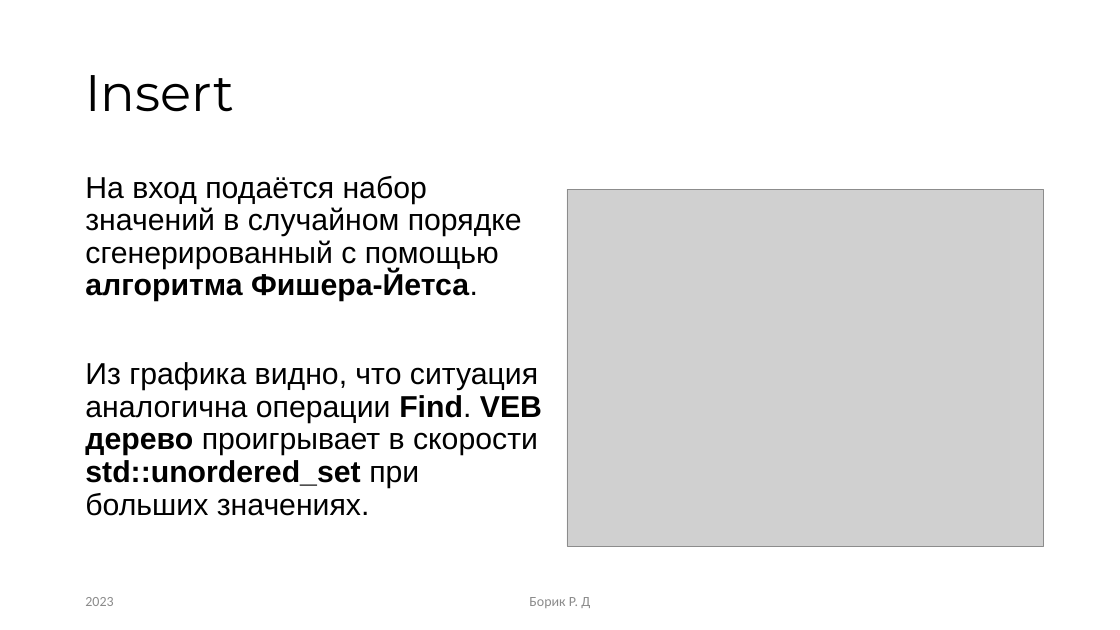
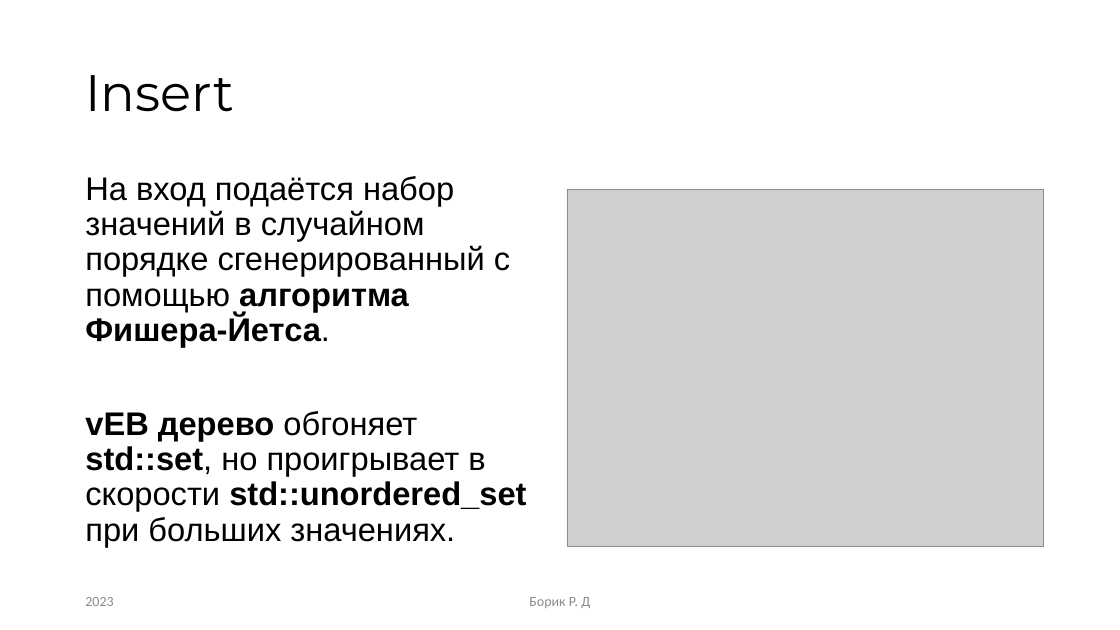
Before and after one commit to RandomServant/Van-Emde-Boas-tree, a slide deck: slide 15 of Presentation van Emde Boas tree.pptx. Drawn at 1120x630 pixels with LibreOffice and Linux fonts; fonts in the diff are those of the drawing; grey boxes stand for pictures. Boxes give left, top, right and bottom in pixels: in the first picture for what was removed or moved away, otherwise in the second. Text is boxed around its words. In the diff, an @@ line names an element or a change of style, - is before the commit and + after.

```diff
--- a/Presentation van Emde Boas tree.pptx
+++ b/Presentation van Emde Boas tree.pptx
@@ text at [85,176,510,347]: size 25.9 to 28 pt in "На вход подаётся набор значений в случайном ..." @@
@@ text at [85,411,526,547]: text changed; size 25.9 to 28 pt @@
-Из графика видно, что ситуация аналогична операции Find. VEB дерево проигрывает в скорости std::unordered_set при больших значениях.
+vEB дерево обгоняет std::set, но проигрывает в скорости std::unordered_set при больших значениях.
```
Also in this commit, not shown: 9 other slides changed, 1 slide added, 1 other file.
